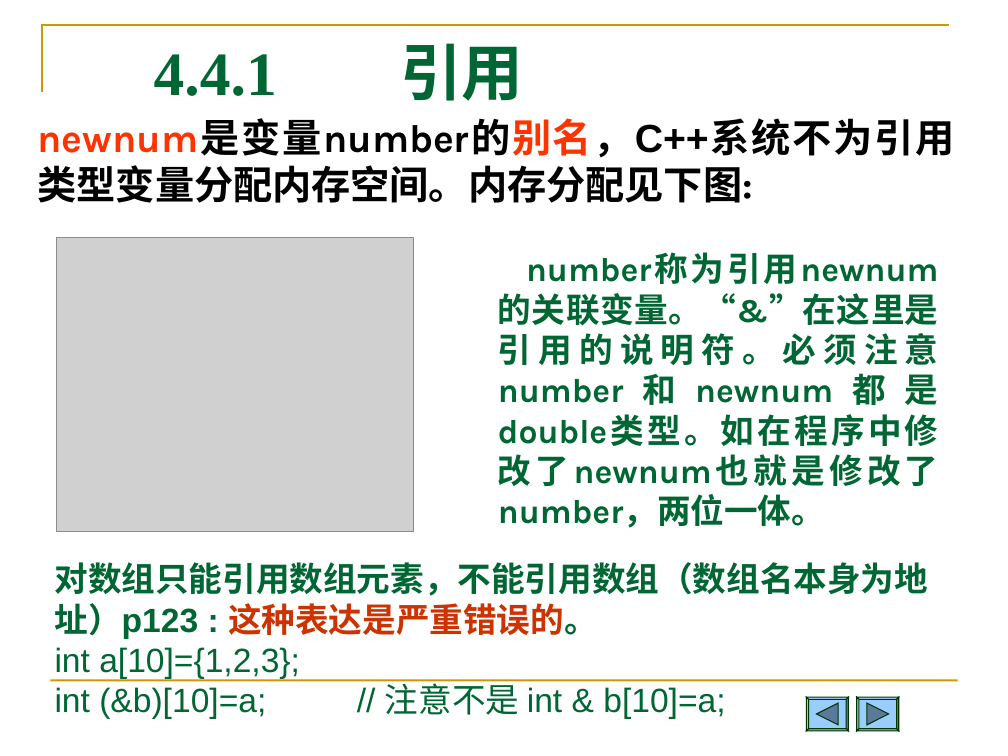
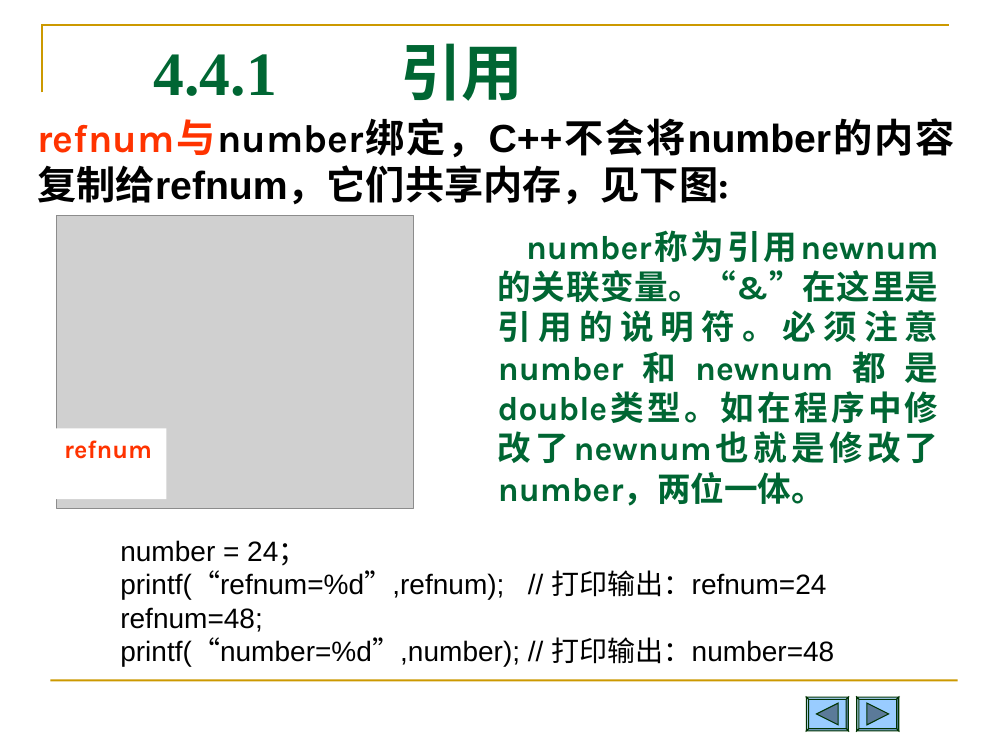
Before and after one commit to Changhe160/Changhe160.github.io, a slide deck: slide 27 of teachingRes/Cplusplus/unit04类与对象.ppt (slide 29 before the commit). Drawn at 1008x756 pixels with LibreOffice and Linux fonts; fonts in the diff are those of the drawing; grey boxes stand for pictures. Boxes give left, top, right and bottom in pixels: in the first picture for what was removed or moved away, otherwise in the second. Text is boxed around its words. In the diff, an @@ line names an element or a change of style, - is before the commit and + after.

Commit message:
updated

```diff
--- a/teachingRes/Cplusplus/unit04类与对象.ppt
+++ b/teachingRes/Cplusplus/unit04类与对象.ppt
@@ text at (38,118,955,204): text changed; font Karla to Arial @@
-newnum是变量number的别名，C++系统不为引用类型变量分配内存空间。内存分配见下图:
+refnum与number绑定，C++不会将number的内容复制给refnum，它们共享内存，见下图:
@@ picture: place and size @@
-picture at (56,238,413,531)
+picture at (56,215,413,508)
@@ text "number称为引用newnum的关联变量。“&”在这里是引用的说明符。必须注意number和newnum都是doubl ...": place and size @@
-text "number称为引用newnum的关联变量。“&”在这里是引用的说明符。必须注意number和newnum都是doubl ..." at (498,293,939,528)
+text "number称为引用newnum的关联变量。“&”在这里是引用的说明符。必须注意number和newnum都是doubl ..." at (498,270,939,506)
@@ rectangle added at (54,428,166,499), fill #FFFFFF, 18 pt, text #FF3300, bold @@
+refnum
@@ text removed at (55,562,929,719) @@
-对数组只能引用数组元素，不能引用数组（数组名本身为地址）p123 : 这种表达是严重错误的。
-int a[10]={1,2,3};
-int (&b)[10]=a; // 注意不是 int & b[10]=a;
@@ text added at (120,540,834,667), 20 pt, text #000000 @@
+number = 24；
+printf(“refnum=%d”,refnum); // 打印输出：refnum=24
+refnum=48;
+printf(“number=%d”,number); // 打印输出：number=48
```
Also in this commit, not shown: 16 other slides changed, 2 slides removed.
